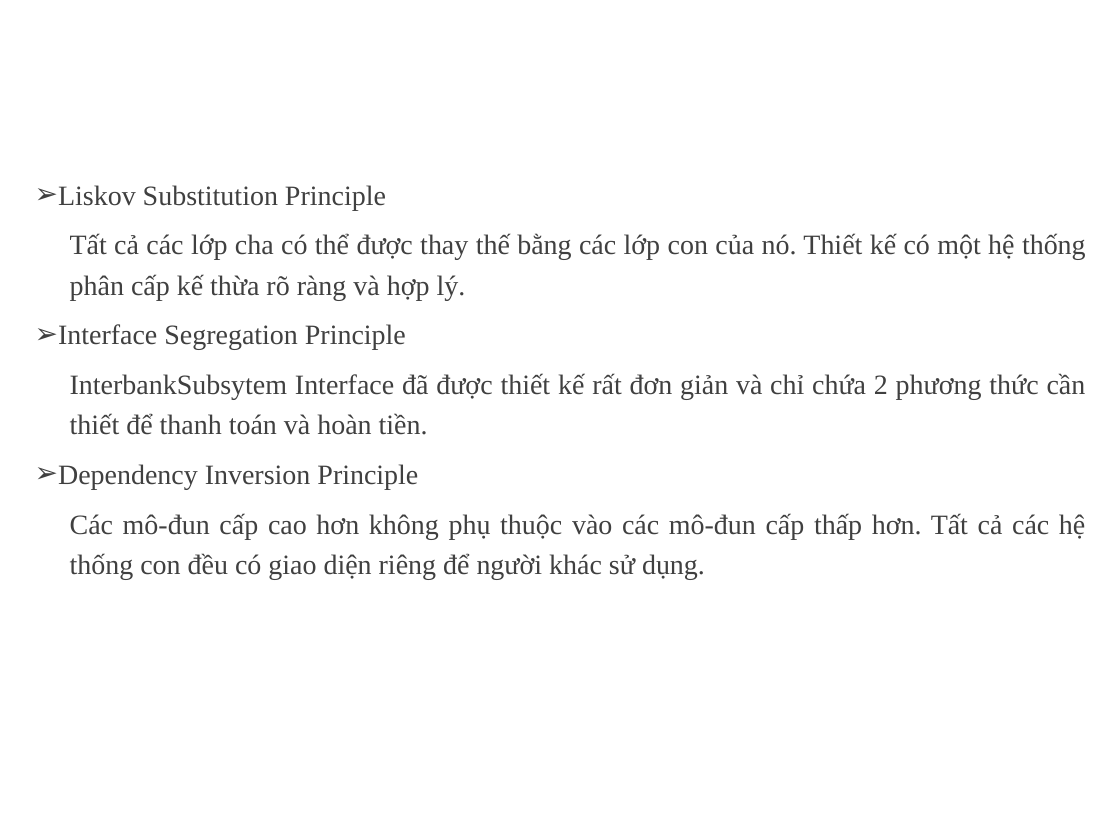
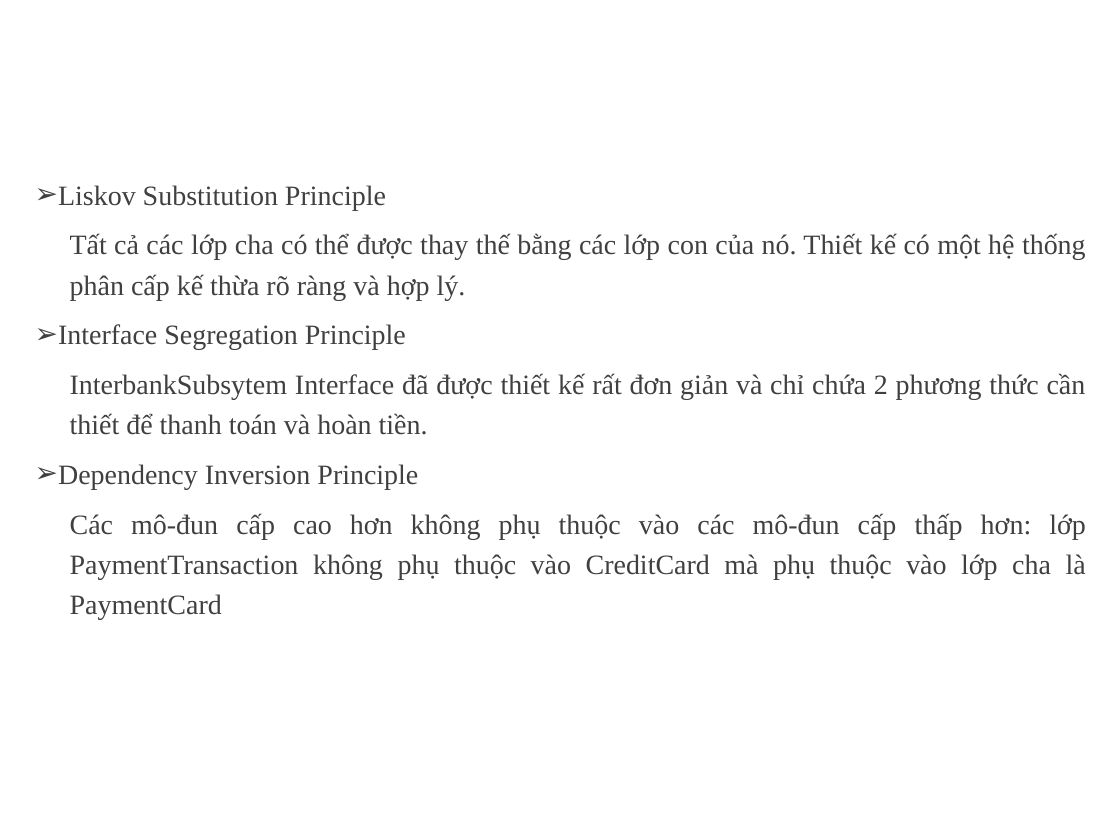
Before and after one commit to cuong160920/TKXDPM.KSCQ.20211-18, a slide deck: slide 20 of Final Submission/Design/Slides-Eco Bike Rental - Group 18.pptx. Drawn at 1120x840 pixels with LibreOffice and Linux fonts; fonts in the diff are those of the drawing; background and template pictures are left out. Boxes give left, top, right and bottom in pixels: in the first picture for what was removed or moved away, otherwise in the second. Text is boxed around its words. In the diff, an @@ line names an element or a change of style, - is before the commit and + after.

```diff
--- a/Final Submission/Design/Slides-Eco Bike Rental - Group 18.pptx
+++ b/Final Submission/Design/Slides-Eco Bike Rental - Group 18.pptx
@@ text at [70,513,1086,620]: text changed @@
-Các mô-đun cấp cao hơn không phụ thuộc vào các mô-đun cấp thấp hơn. Tất cả các hệ thống con đều có giao diện riêng để người khác sử dụng.
+Các mô-đun cấp cao hơn không phụ thuộc vào các mô-đun cấp thấp hơn: lớp PaymentTransaction không phụ thuộc vào CreditCard mà phụ thuộc vào lớp cha là PaymentCard
```
Also in this commit, not shown: 3 other slides changed, 1 other file.
